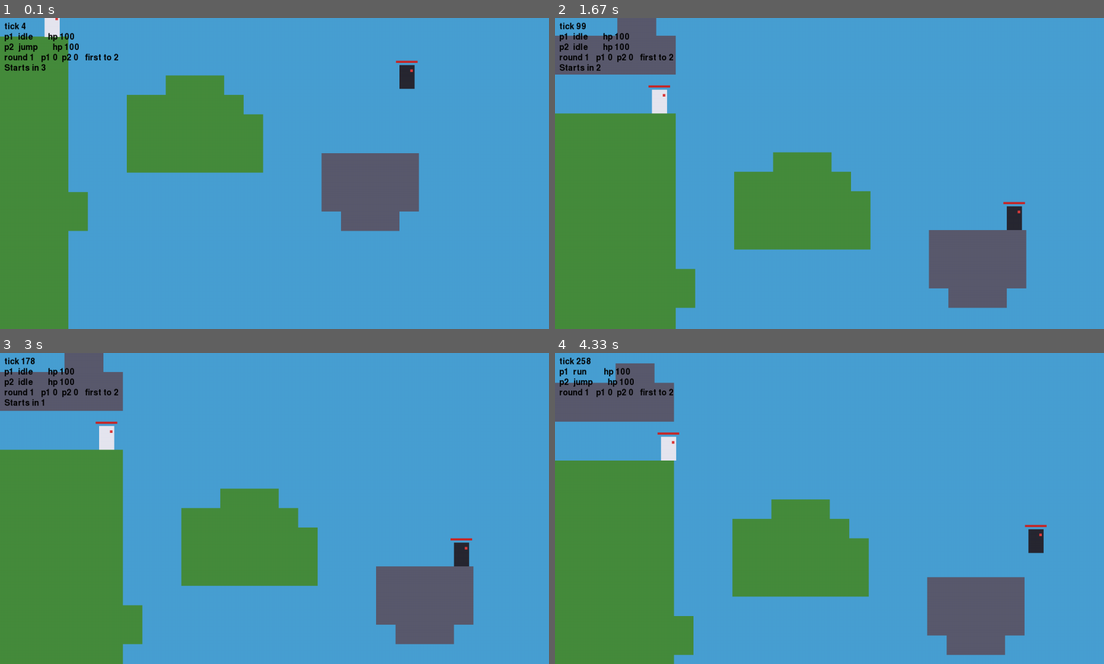
Above: before the commit, frames 1-4 (two rows, left to right).
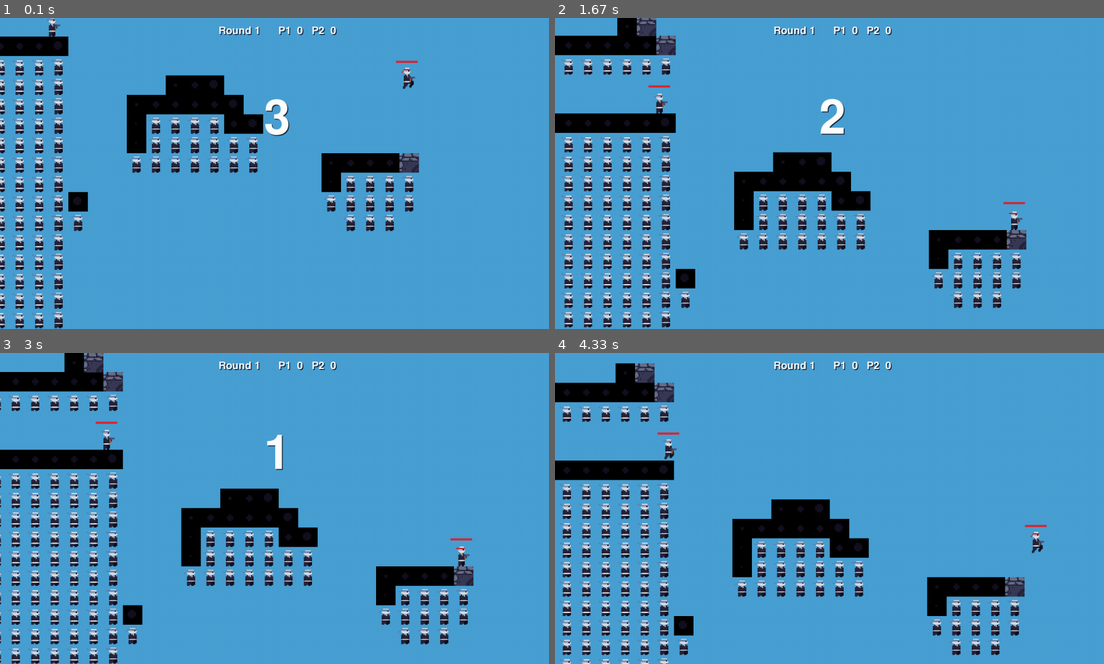
Above: after the commit, the same moments.

Repository: AymanOHM/project_gg
Game: pygame game, started from gg_client/__main__.py
The game is run twice, just before and just after one commit, with the same random seed, the same clock (stepped at 60 frames per second) and the same inputs.
Inputs:
- Up to frame 1 (0.1 s): no input
- Up to frame 2 (1.67 s): no input
- Up to frame 3 (3 s): no input
- Up to frame 4 (4.33 s): tap Space at 3.4 s; hold Up 3.73-4.2 s; hold W 3.73-4.2 s; tap 6 at 3.88 s; hold Right from 4.23 s (still down); hold D from 4.23 s (still down)

The runs differ from the first frame. In frame 1, 24% of the frame differs, in the area x 0-77%, y 0-100%; in frame 2, 31%; in frame 3, 31%, in the area x 0-87%, y 0-100%; in frame 4, 29%.

Commit message:
feat(client): add the sprite renderer (1.6a)
Tiles, animated players, guns, bullets, health bars and the match HUD,
drawn from snapshots with v1's sprites. Images are loaded and scaled
once. The rectangle renderer stays available behind --debug.

Diff:
--- a/gg_client/__main__.py
+++ b/gg_client/__main__.py
@@ -1,8 +1,10 @@
 """Local two-player game on one keyboard:  uv run python -m gg_client
+
+Add --debug to draw plain rectangles (collision boxes) instead of sprites.
 
 p1: A/D move, W jump, S fast fall, Space fire.
 p2: arrows move/jump/fast fall, Right Shift or / fire (numpad 4/6/8/5/0 also work).
-A match is best of three. Enter starts a new match once one is over. Esc quits.
+A match is best of three. Enter starts a new match once one is over. Esc or Q quits.
 
 The loop is async with one `await` per frame, which is what pygbag needs to run
 the same file in a browser.
@@ -18,18 +20,19 @@
 
 from .debug_renderer import DebugRenderer
 from .keyboard import read_inputs
+from .sprite_renderer import SpriteRenderer
 
 LEVEL_PATH = Path(__file__).resolve().parent.parent / "data" / "levels" / "arena.json"
 
 
-async def main(max_frames: int | None = None) -> None:
+async def main(max_frames: int | None = None, debug: bool = False) -> None:
     pg.init()
     screen = pg.display.set_mode((1280, 720))
     pg.display.set_caption("Project GG")
     frame_timer = pg.time.Clock()
 
     level = load_level(LEVEL_PATH)
-    renderer = DebugRenderer(screen)
+    renderer = DebugRenderer(screen) if debug else SpriteRenderer(screen)
     renderer.load_level(level)
     match = Match([level])
     fixed = FixedStep()
@@ -37,7 +40,9 @@
     frames = 0
     while max_frames is None or frames < max_frames:
         for event in pg.event.get():
-            if event.type == pg.QUIT or (event.type == pg.KEYDOWN and event.key == pg.K_ESCAPE):
+            if event.type == pg.QUIT or (
+                event.type == pg.KEYDOWN and event.key in (pg.K_ESCAPE, pg.K_q)
+            ):
                 pg.quit()
                 return
             if event.type == pg.KEYDOWN and event.key == pg.K_RETURN and match.phase == MATCH_OVER:
@@ -55,4 +60,6 @@
 
 
 if __name__ == "__main__":
-    asyncio.run(main(int(sys.argv[1]) if len(sys.argv) > 1 else None))
+    args = sys.argv[1:]
+    frames = next((int(a) for a in args if a.isdigit()), None)
+    asyncio.run(main(frames, debug="--debug" in args))
--- /dev/null
+++ b/gg_client/camera.py
@@ -0,0 +1,26 @@
+"""Camera and the world-to-screen conversion shared by every renderer."""
+
+import pygame as pg
+
+CAMERA_SMOOTHING = 30  # v1: the camera closes 1/30 of the gap each frame
+
+
+class Camera:
+    """Follows the midpoint between the players, easing towards it as v1 did.
+
+    The world is Y-up with rectangles positioned at their bottom-left corner;
+    pygame is Y-down with rectangles positioned at their top-left corner.
+    """
+
+    def __init__(self, screen_size: tuple[int, int]):
+        self.width, self.height = screen_size
+        self.scroll = [0.0, 0.0]
+
+    def follow(self, players: list[dict]) -> None:
+        mid_x = sum(p["x"] for p in players) / len(players)
+        mid_y = sum(p["y"] for p in players) / len(players)
+        self.scroll[0] += (mid_x - self.width / 2 - self.scroll[0]) / CAMERA_SMOOTHING
+        self.scroll[1] += (mid_y - self.height / 2 - self.scroll[1]) / CAMERA_SMOOTHING
+
+    def to_screen(self, x: float, y: float, w: float, h: float) -> pg.Rect:
+        return pg.Rect(x - self.scroll[0], self.height - (y - self.scroll[1]) - h, w, h)
--- a/gg_client/debug_renderer.py
+++ b/gg_client/debug_renderer.py
@@ -1,19 +1,19 @@
-"""A plain renderer: coloured rectangles, no sprites.
+"""A plain renderer: coloured rectangles at the exact collision boxes.
 
-It exists so the rules can be played and checked by eye before the real renderer
-(roadmap task 1.6) is built, and as a small worked example of the Renderer
-protocol. It is not the base for 1.6.
+Run it with `uv run python -m gg_client --debug`. Useful for checking the rules
+by eye, and a small worked example of the Renderer protocol.
 """
 
 import pygame as pg
 
 from gg_core import Level
 
+from .camera import Camera
+
 SKY = (72, 160, 211)
 TILE_COLOURS = {"grass": (70, 140, 60), "stone": (90, 90, 110)}
 PLAYER_COLOURS = {"p1": (230, 230, 240), "p2": (40, 40, 50)}
 BULLET_COLOUR = (250, 220, 60)
-CAMERA_SMOOTHING = 30  # v1: the camera closes 1/30 of the gap each frame
 
 
 class DebugRenderer:
@@ -21,25 +21,16 @@
         self.screen = screen
         self.font = pg.font.Font(None, 28)
         self.level: Level | None = None
-        self.scroll = [0.0, 0.0]
+        self.camera = Camera(screen.get_size())
 
     def load_level(self, level: Level) -> None:
         self.level = level
 
     def draw(self, snapshot: dict, alpha: float = 0.0) -> None:
         screen, level = self.screen, self.level
-        width, height = screen.get_size()
         players = snapshot["players"]
-
-        # v1's camera: ease towards the midpoint between the players.
-        mid_x = sum(p["x"] for p in players) / len(players)
-        mid_y = sum(p["y"] for p in players) / len(players)
-        self.scroll[0] += (mid_x - width / 2 - self.scroll[0]) / CAMERA_SMOOTHING
-        self.scroll[1] += (mid_y - height / 2 - self.scroll[1]) / CAMERA_SMOOTHING
-
-        def to_screen(x, y, w, h):
-            """World rectangle (Y-up, bottom-left origin) to a pygame Rect (Y-down, top-left)."""
-            return pg.Rect(x - self.scroll[0], height - (y - self.scroll[1]) - h, w, h)
+        self.camera.follow(players)
+        to_screen = self.camera.to_screen
 
         screen.fill(SKY)
         size = level.tile_size
--- /dev/null
+++ b/gg_client/sprite_renderer.py
@@ -0,0 +1,144 @@
+"""The game's renderer: v1's sprites drawn with pygame-ce.
+
+Every image is loaded, scaled and mirrored once, in `__init__`. `draw` only blits.
+"""
+
+from pathlib import Path
+
+import pygame as pg
+
+from gg_core import Level
+
+from .camera import Camera
+
+IMAGES = Path(__file__).resolve().parent.parent / "data" / "images"
+SKY = (72, 160, 211)
+
+# v1 drew the WASD player (now p1) with the "player2" sprites and the numpad
+# player (now p2) with the "player" sprites.
+PLAYER_SPRITES = {"p1": "player2", "p2": "player"}
+# Ticks each animation frame is shown (v1's img_dur).
+FRAME_TICKS = {"idle": 6, "run": 4, "jump": 5, "wall_slide": 5}
+
+GUN_SIZE = (15, 13)
+GUN_OFFSET_RIGHT = (21, 15)  # from the player's bottom-left corner, facing right
+GUN_OFFSET_LEFT = (0, 15)
+HEALTH_BAR = {"dx": -8, "dy": 60, "w": 50, "h": 5}
+
+
+def _load(path: Path, size: tuple[int, int]) -> pg.Surface:
+    return pg.transform.scale(pg.image.load(path).convert_alpha(), size)
+
+
+def _load_frames(folder: Path, size: tuple[int, int]) -> list[pg.Surface]:
+    files = sorted(folder.glob("*.png"), key=lambda f: int(f.stem))
+    return [_load(f, size) for f in files]
+
+
+def _both_ways(image: pg.Surface) -> dict[int, pg.Surface]:
+    """The image as drawn (facing right, 1) and mirrored (facing left, -1)."""
+    return {1: image, -1: pg.transform.flip(image, True, False)}
+
+
+class SpriteRenderer:
+    def __init__(self, screen: pg.Surface):
+        self.screen = screen
+        self.camera = Camera(screen.get_size())
+        self.font = pg.font.Font(None, 36)
+        self.big_font = pg.font.Font(None, 160)
+        self.level: Level | None = None
+        self.tiles: dict[tuple[str, int], pg.Surface] = {}
+        self.players: dict[tuple[str, str], list[dict[int, pg.Surface]]] = {}
+        self._player_size: tuple[int, int] | None = None
+        self.gun = _both_ways(_load(IMAGES / "_gun.png", GUN_SIZE))
+        self._bullet_file = IMAGES / "bullet3.png"
+        self.bullets: dict[tuple[int, int], dict[int, pg.Surface]] = {}
+        self.health_colour = pg.image.load(IMAGES / "health_simple.png").get_at((0, 0))
+
+    def load_level(self, level: Level) -> None:
+        self.level = level
+        size = (level.tile_size, level.tile_size)
+        for tile in level.tiles:
+            key = (tile.type, tile.variant)
+            if key not in self.tiles:
+                self.tiles[key] = _load(IMAGES / "tiles" / tile.type / f"{tile.variant}.png", size)
+
+    def draw(self, snapshot: dict, alpha: float = 0.0) -> None:
+        screen, camera = self.screen, self.camera
+        camera.follow(snapshot["players"])
+        screen.fill(SKY)
+        self._draw_tiles()
+        for p in snapshot["players"]:
+            self._draw_player(p)
+        for b in snapshot["bullets"]:
+            rect = camera.to_screen(b["x"], b["y"], b["w"], b["h"])
+            # The bullet image points left, so it is mirrored when flying right.
+            screen.blit(self._bullet_images(b["w"], b["h"])[-b["dir"]], rect)
+        self._draw_hud(snapshot)
+
+    def _draw_tiles(self) -> None:
+        size = self.level.tile_size
+        visible = self.screen.get_rect()
+        for tile in self.level.tiles:
+            rect = self.camera.to_screen(tile.x * size, tile.y * size, size, size)
+            if rect.colliderect(visible):
+                self.screen.blit(self.tiles[(tile.type, tile.variant)], rect)
+
+    def _draw_player(self, p: dict) -> None:
+        frames = self._player_frames(p)
+        frame = frames[(p["action_ticks"] // FRAME_TICKS[p["action"]]) % len(frames)]
+        self.screen.blit(frame[p["facing"]], self.camera.to_screen(p["x"], p["y"], p["w"], p["h"]))
+
+        dx, dy = GUN_OFFSET_RIGHT if p["facing"] > 0 else GUN_OFFSET_LEFT
+        gun_rect = self.camera.to_screen(p["x"] + dx, p["y"] + dy, *GUN_SIZE)
+        self.screen.blit(self.gun[p["facing"]], gun_rect)
+
+        health = max(0, p["health"]) / p["max_health"]
+        bar = self.camera.to_screen(
+            p["x"] + HEALTH_BAR["dx"],
+            p["y"] + HEALTH_BAR["dy"],
+            HEALTH_BAR["w"] * health,
+            HEALTH_BAR["h"],
+        )
+        pg.draw.rect(self.screen, self.health_colour, bar)
+
+    def _player_frames(self, p: dict) -> list[dict[int, pg.Surface]]:
+        """Animation frames for this player's current action, loaded on first use."""
+        size = (p["w"], p["h"])
+        if size != self._player_size:  # sizes come from the snapshot; reload if they ever change
+            self.players.clear()
+            self._player_size = size
+        sprites = PLAYER_SPRITES.get(p["id"], "player")
+        key = (sprites, p["action"])
+        if key not in self.players:
+            folder = IMAGES / "entities" / sprites / p["action"]
+            self.players[key] = [_both_ways(f) for f in _load_frames(folder, size)]
+        return self.players[key]
+
+    def _bullet_images(self, w: int, h: int) -> dict[int, pg.Surface]:
+        if (w, h) not in self.bullets:
+            self.bullets[(w, h)] = _both_ways(_load(self._bullet_file, (w, h)))
+        return self.bullets[(w, h)]
+
+    def _draw_hud(self, snapshot: dict) -> None:
+        match = snapshot.get("match")  # absent when drawing a bare World
+        if not match:
+            return
+        width, height = self.screen.get_size()
+        score = "   ".join(f"{pid.upper()}  {won}" for pid, won in match["scores"].items())
+        self._text(self.font, f"Round {match['round']}      {score}", (width // 2, 30))
+        if match["phase"] == "countdown":
+            self._text(self.big_font, str(match["ticks_left"] // 60 + 1), (width // 2, height // 3))
+        elif match["phase"] == "round_over":
+            winner = snapshot["winner"]
+            text = f"{winner.upper()} takes the round" if winner else "Draw"
+            self._text(self.font, text, (width // 2, height // 3))
+        elif match["phase"] == "match_over":
+            text = f"{match['winner'].upper()} wins the match. Enter to play again"
+            self._text(self.font, text, (width // 2, height // 3))
+
+    def _text(self, font: pg.font.Font, text: str, center: tuple[int, int]) -> None:
+        shadow = font.render(text, True, (20, 30, 50))
+        self.screen.blit(shadow, shadow.get_rect(center=(center[0] + 2, center[1] + 2)))
+        image = font.render(text, True, (255, 255, 255))
+        self.screen.blit(image, image.get_rect(center=center))
--- a/tests/test_client_smoke.py
+++ b/tests/test_client_smoke.py
@@ -11,11 +11,63 @@
 from gg_client.__main__ import LEVEL_PATH, main  # noqa: E402
 from gg_client.debug_renderer import SKY, DebugRenderer  # noqa: E402
 from gg_client.keyboard import KEYMAP, read_inputs  # noqa: E402
+from gg_client.sprite_renderer import SpriteRenderer  # noqa: E402
 from gg_core import Match, PlayerInput, World, load_level  # noqa: E402
 
 
 def test_main_loop_runs_frames_headless():
     asyncio.run(main(max_frames=30))
+    asyncio.run(main(max_frames=30, debug=True))
+
+
+def played_match(ticks=243):
+    """p1 crosses the arena to p2's platform and opens fire; one bullet is in the air."""
+    level = load_level(LEVEL_PATH)
+    match = Match([level], countdown_ticks=100)
+    for t in range(ticks):
+        p1 = PlayerInput(right=t < 236, jump=t == 146, fire=t > 240)
+        p2 = PlayerInput(left=t == 250, fire=t > 250)
+        match.step({"p1": p1, "p2": p2})
+    return level, match
+
+
+def test_sprite_renderer_draws_players_tiles_and_bullets():
+    pg.init()
+    pg.display.set_mode((1280, 720))
+    screen = pg.Surface((1280, 720))
+    level, match = played_match()
+    renderer = SpriteRenderer(screen)
+    renderer.load_level(level)
+    snap = match.snapshot()
+    assert snap["bullets"]
+    for _ in range(300):  # let the camera settle
+        renderer.draw(snap)
+    for thing in [*snap["players"], *snap["bullets"]]:
+        rect = renderer.camera.to_screen(thing["x"], thing["y"], thing["w"], thing["h"])
+        box = screen.subsurface(rect.clip(screen.get_rect()))
+        colours = {
+            tuple(box.get_at((x, y)))[:3]
+            for x in range(box.get_width())
+            for y in range(box.get_height())
+        }
+        assert len(colours) > 2, f"nothing drawn for {thing['id']}"
+
+
+def test_sprite_renderer_loads_no_images_once_warm(monkeypatch):
+    pg.init()
+    pg.display.set_mode((1280, 720))
+    level, match = played_match()
+    renderer = SpriteRenderer(pg.Surface((1280, 720)))
+    renderer.load_level(level)
+    renderer.draw(match.snapshot())
+
+    def fail(*args, **kwargs):
+        raise AssertionError("image loaded or scaled during draw")
+
+    monkeypatch.setattr(pg.image, "load", fail)
+    monkeypatch.setattr(pg.transform, "scale", fail)
+    for _ in range(50):
+        renderer.draw(match.snapshot())
 
 
 def test_debug_renderer_draws_a_snapshot():
Not shown, changed: ReadMe.md
Not shown, changed: CLAUDE.md
Not shown, changed: docs/HANDOFF.md
Not shown, removed: docs/issues/1.6a-sprite-renderer.md
